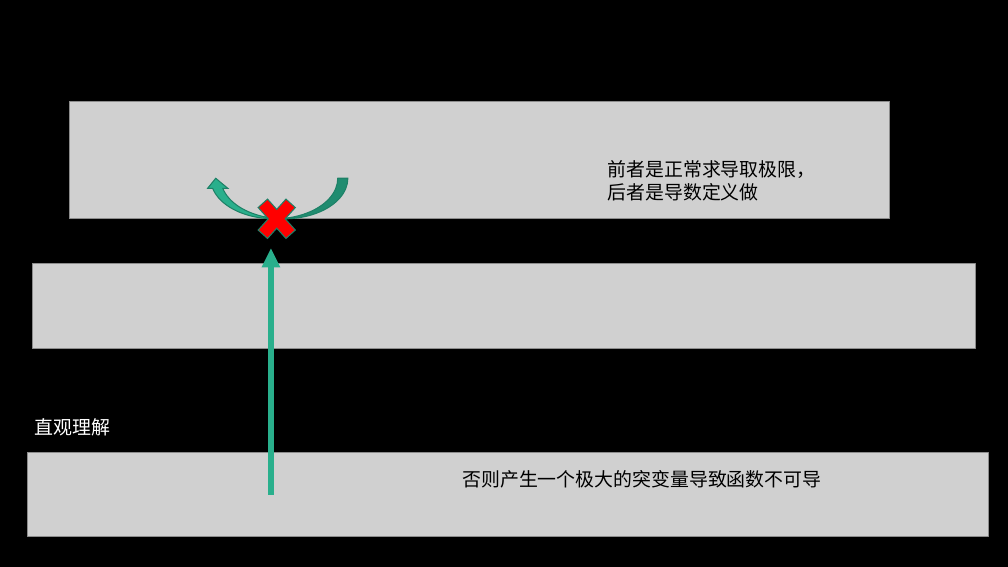
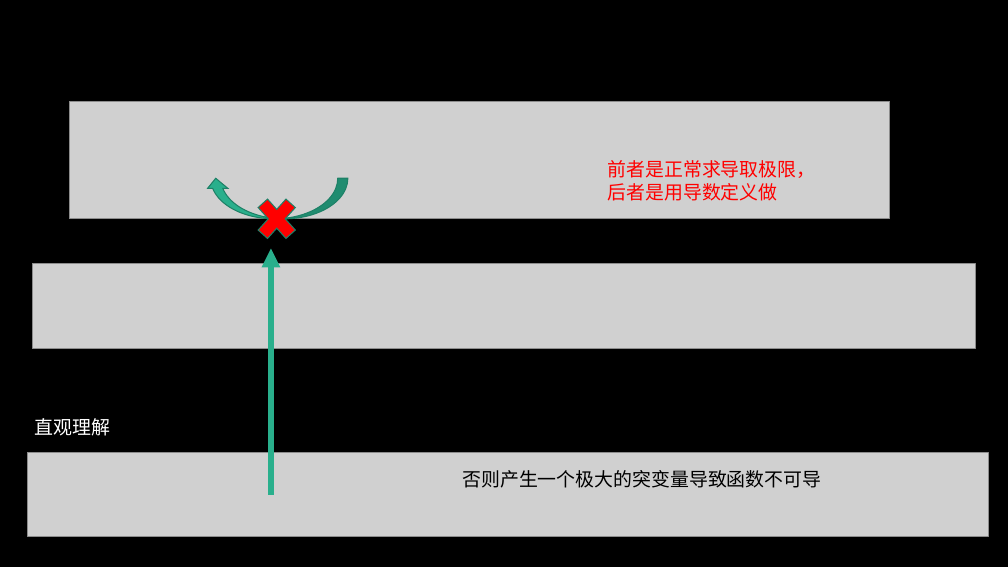
Before and after one commit to SavageTuna/Calculus, a slide deck: slide 74 of 高数1.pptx (slide 71 before the commit). Drawn at 1008x567 pixels with LibreOffice and Linux fonts; fonts in the diff are those of the drawing; grey boxes stand for pictures. Boxes give left, top, right and bottom in pixels: in the first picture for what was removed or moved away, otherwise in the second. Text is boxed around its words. In the diff, an @@ line names an element or a change of style, - is before the commit and + after.

```diff
--- a/高数1.pptx
+++ b/高数1.pptx
@@ text at (608,160,816,201): text changed; text colour #000000 to #FF0000 @@
-前者是正常求导取极限，后者是导数定义做
+前者是正常求导取极限，后者是用导数定义做
```
Also in this commit, not shown: 4 other slides changed, 13 slides added, 3 other files.
